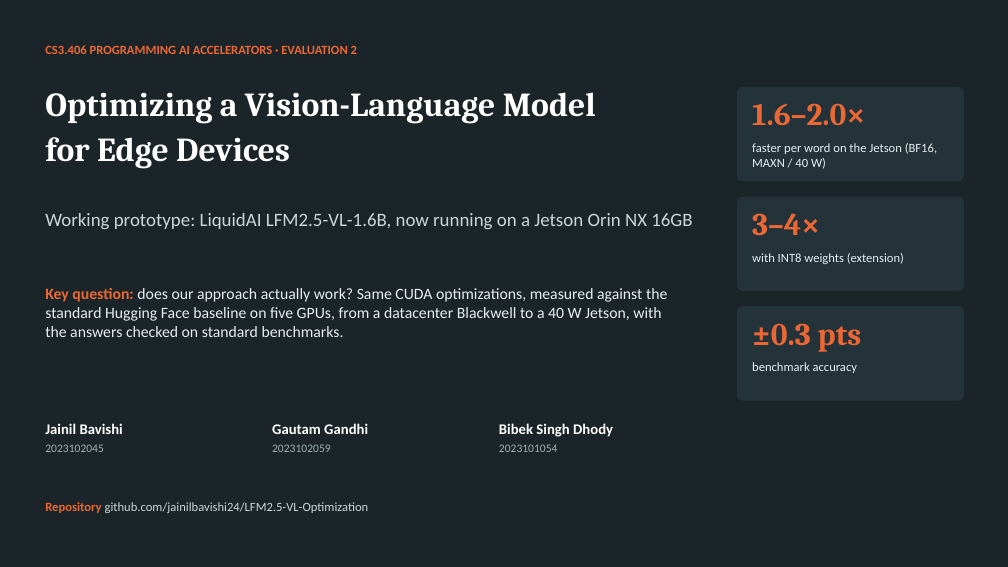
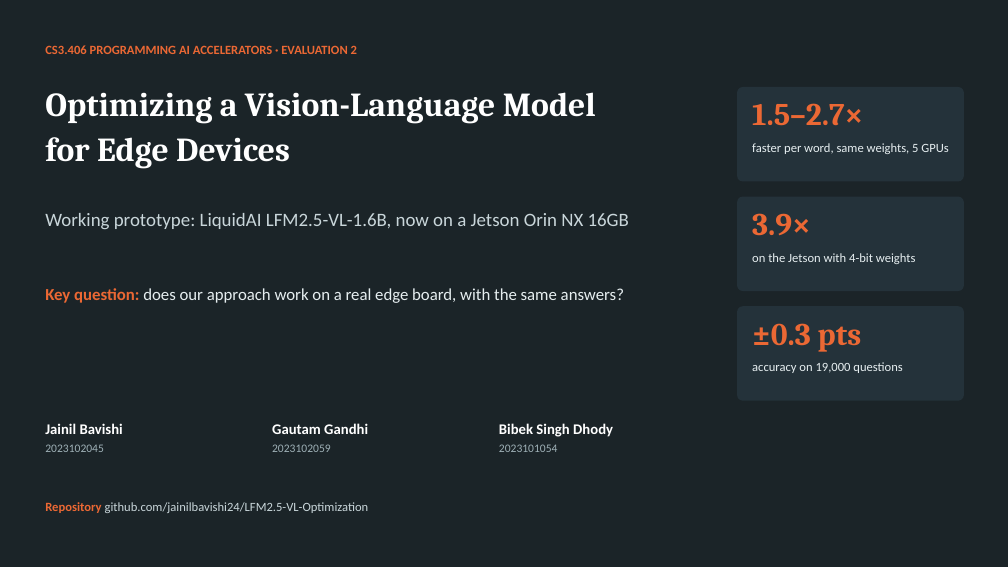
Before and after one commit to jainilbavishi24/LFM2.5-VL-Optimization, a slide deck: slide 1 of presentations/eval2/PAA_Eval2_Working_Prototype.pptx. Drawn at 1008x567 pixels with LibreOffice and Linux fonts; fonts in the diff are those of the drawing. Boxes give left, top, right and bottom in pixels: in the first picture for what was removed or moved away, otherwise in the second. Text is boxed around its words. In the diff, an @@ line names an element or a change of style, - is before the commit and + after.

Commit message:
deck: rework for readability, jetson results, one quant table

```diff
--- a/presentations/eval2/PAA_Eval2_Working_Prototype.pptx
+++ b/presentations/eval2/PAA_Eval2_Working_Prototype.pptx
@@ text at [752,103,863,126]: text changed @@
-1.6–2.0×
+1.5–2.7×
@@ text at [752,143,948,154]: text changed @@
-faster per word on the Jetson (BF16, MAXN / 40 W)
+faster per word, same weights, 5 GPUs
@@ text at [45,213,629,229]: text changed @@
-Working prototype: LiquidAI LFM2.5-VL-1.6B, now running on a Jetson Orin NX 16GB
+Working prototype: LiquidAI LFM2.5-VL-1.6B, now on a Jetson Orin NX 16GB
@@ text at [752,213,811,236]: text changed @@
-3–4×
+3.9×
@@ text at [752,253,916,264]: text changed @@
-with INT8 weights (extension)
+on the Jetson with 4-bit weights
@@ text at [45,288,624,303]: text changed; size 15 to 16 pt @@
-Key question: does our approach actually work? Same CUDA optimizations, measured against the standard Hugging Face baseline on five GPUs, from a datacenter Blackwell to a 40 W Jetson, with the answers checked on standard benchmarks.
+Key question: does our approach work on a real edge board, with the same answers?
@@ text at [752,362,902,373]: text changed @@
-benchmark accuracy
+accuracy on 19,000 questions
```
Also in this commit, not shown: 12 other slides changed, 3 slides added, 2 slides removed, 2 other files.
